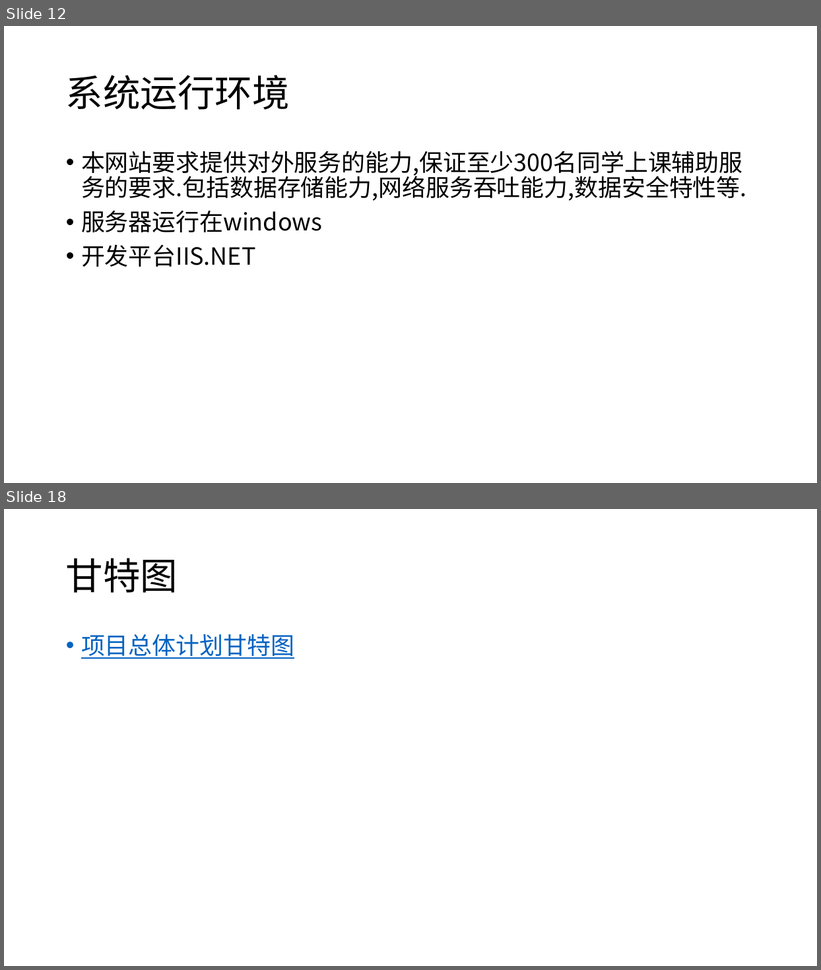
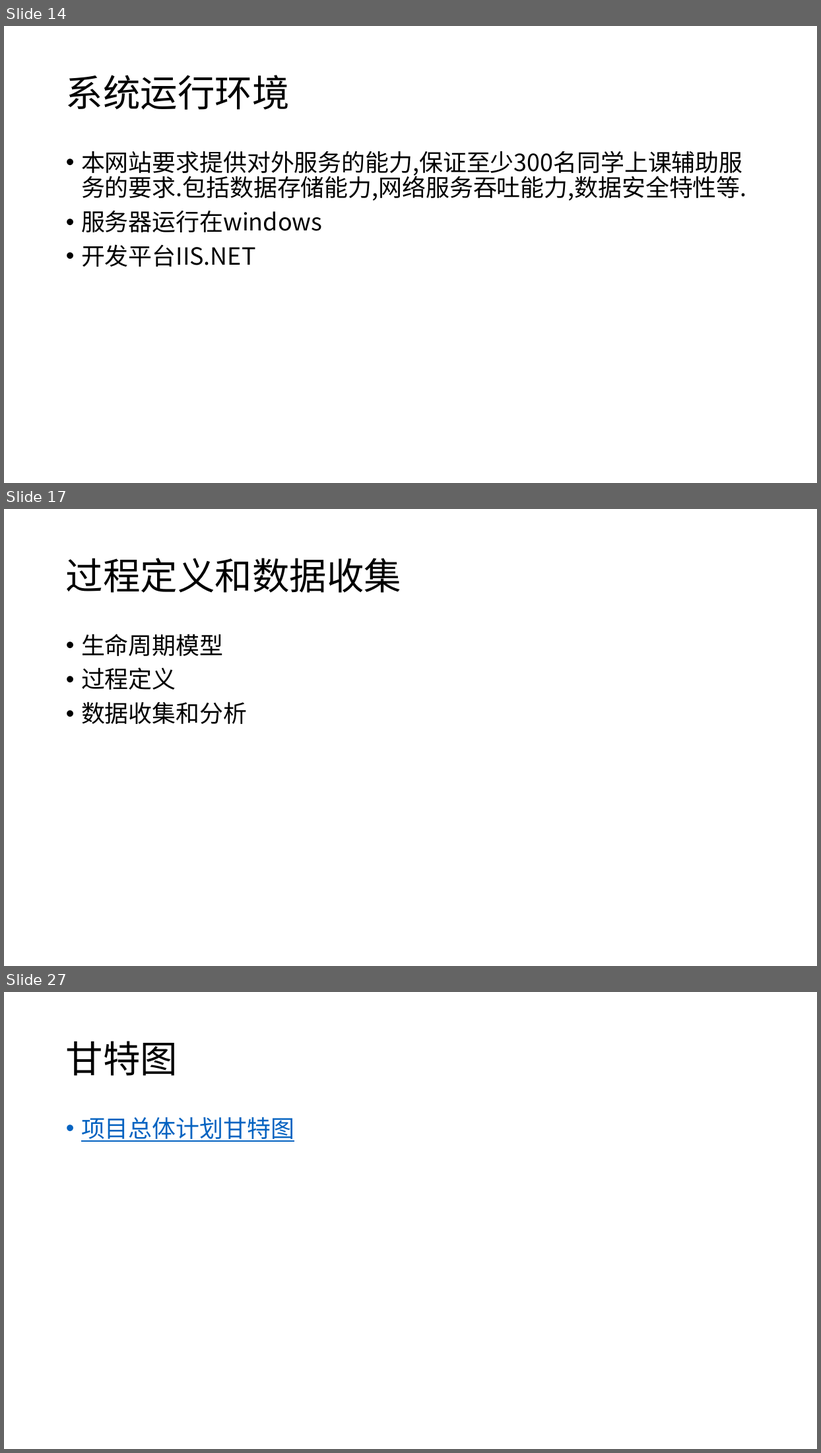
Before and after one commit to twn422/PRD2017, a slide deck: PRD-2017-G24/STW/受控文件/分析设计/项目总体计划/总体项目计划.pptx. Shown one above the other, each under a label of ours: slides 12 and 18 before the commit, slides 14, 17 and 27 after it; the slides between them are not shown. The pictures are 821x970 and 821x1453 pixels, drawn with LibreOffice and Linux fonts; fonts in the diff are those of the drawing. Boxes give left, top, right and bottom in pixels: in the first picture for what was removed or moved away, otherwise in the second. Text is boxed around its words. In the diff, an @@ line names an element or a change of style, - is before the commit and + after.

```diff
--- a/PRD-2017-G24/STW/受控文件/分析设计/项目总体计划/总体项目计划.pptx
+++ b/PRD-2017-G24/STW/受控文件/分析设计/项目总体计划/总体项目计划.pptx
@@ slide 17 added at (4, 509, 817, 966), background #FFFFFF @@
@@ title added at (66, 558, 401, 593), 44 pt, text #000000 @@
+过程定义和数据收集
@@ text added at (81, 634, 247, 724), 28 pt, text #000000 @@
+• 生命周期模型
+• 过程定义
+• 数据收集和分析
@@ what was slide 12 is now slide 14 @@
@@ what was slide 18 is now slide 27 @@
```
Also in this commit, not shown: 9 slides changed, 12 other slides added, 1 slide removed, 6 other files.
